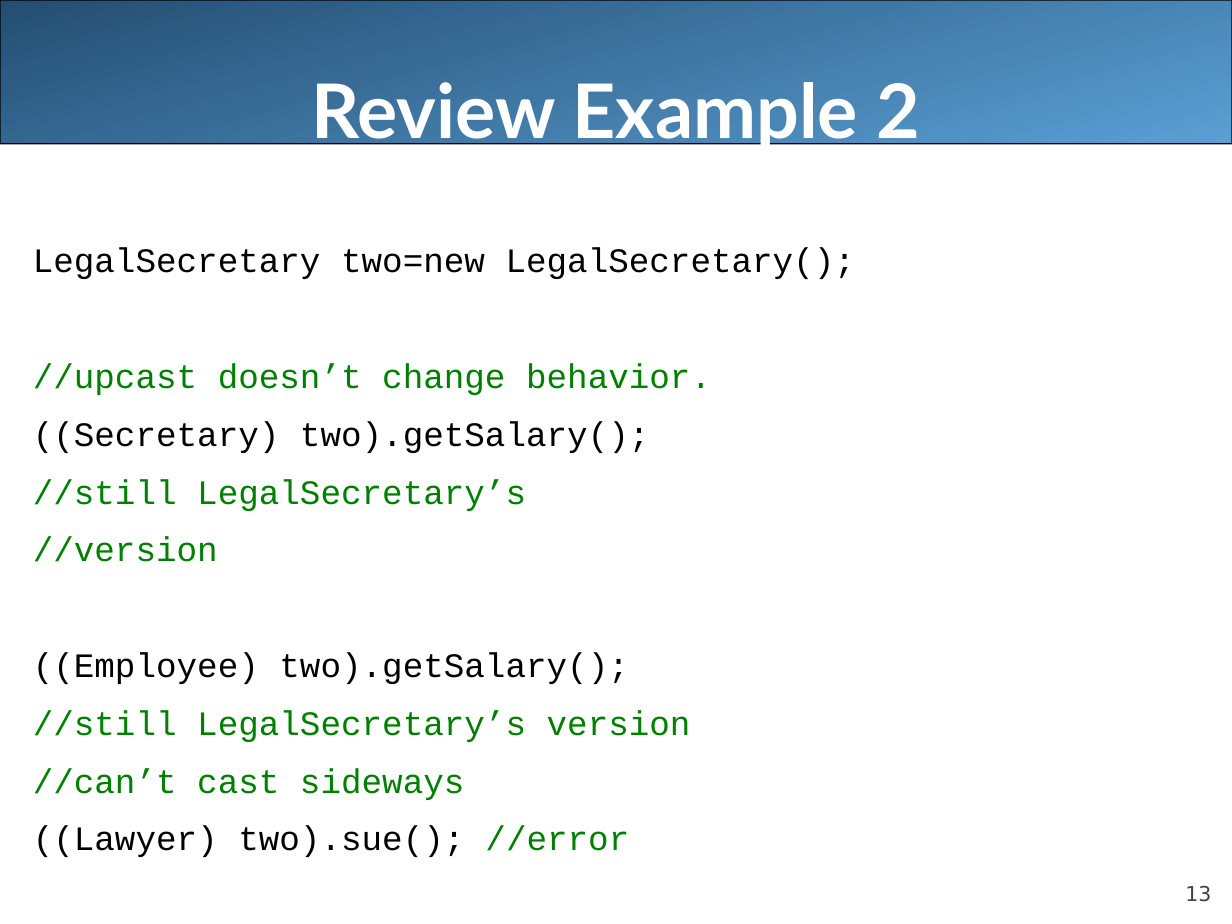
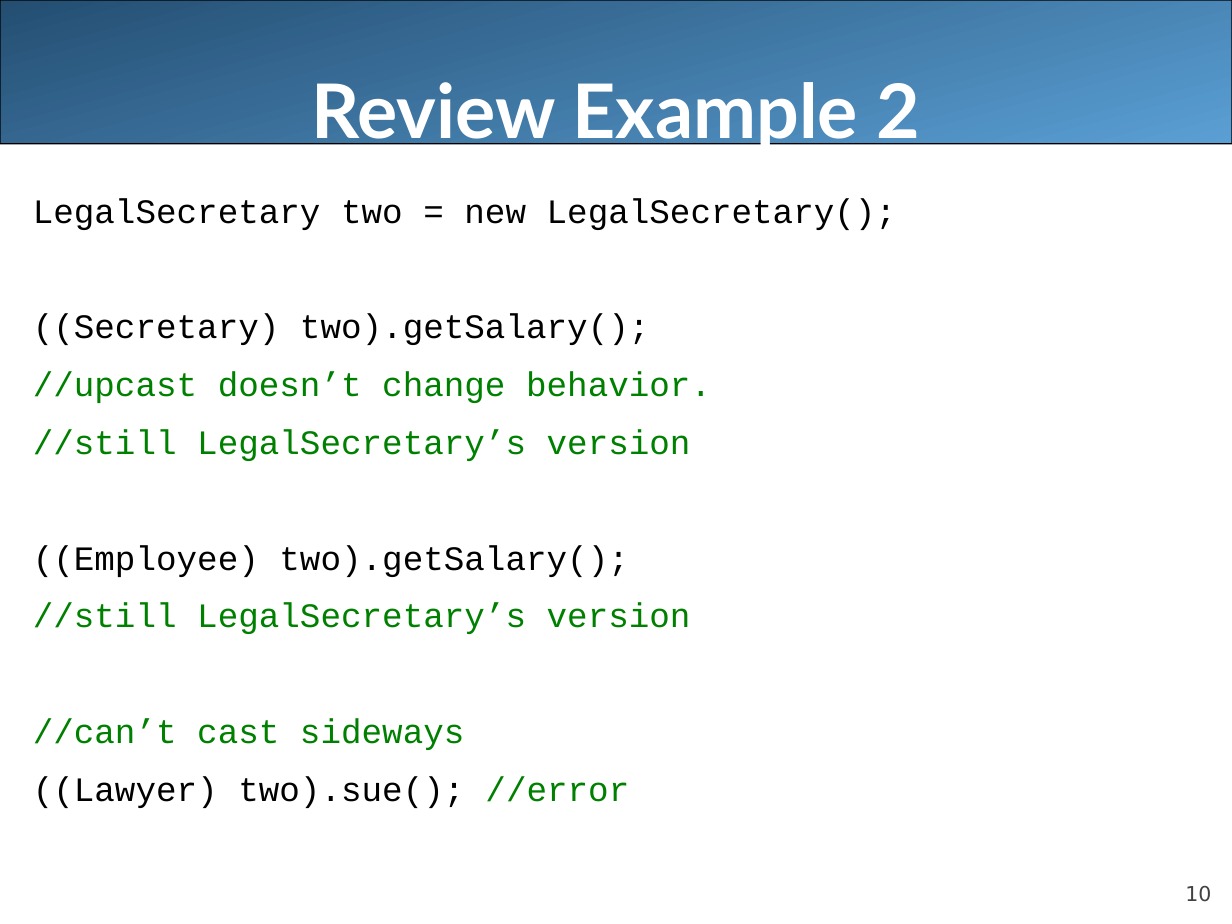
Before and after one commit to LongBaoNguyen/longbaonguyen.github.io, a slide deck: slide 10 of courses/apcsa/lecture22.ppt (slide 13 before the commit). Drawn at 1232x924 pixels with LibreOffice and Linux fonts; fonts in the diff are those of the drawing. Boxes give left, top, right and bottom in pixels: in the first picture for what was removed or moved away, otherwise in the second. Text is boxed around its words. In the diff, an @@ line names an element or a change of style, - is before the commit and + after.

```diff
--- a/courses/apcsa/lecture22.ppt
+++ b/courses/apcsa/lecture22.ppt
@@ text at <box>33,198,896,345</box>: text changed @@
-LegalSecretary two=new LegalSecretary();
+LegalSecretary two = new LegalSecretary();
+((Secretary) two).getSalary();
@@ text at <box>33,429,691,461</box>: text changed @@
-((Secretary) two).getSalary();
-//still LegalSecretary’s
-//version
+//still LegalSecretary’s version
@@ page number at <box>1185,886,1211,902</box>: text changed @@
-13
+10
```
Also in this commit, not shown: 8 other slides changed, 17 slides added, 4 slides removed, 9 other files.
